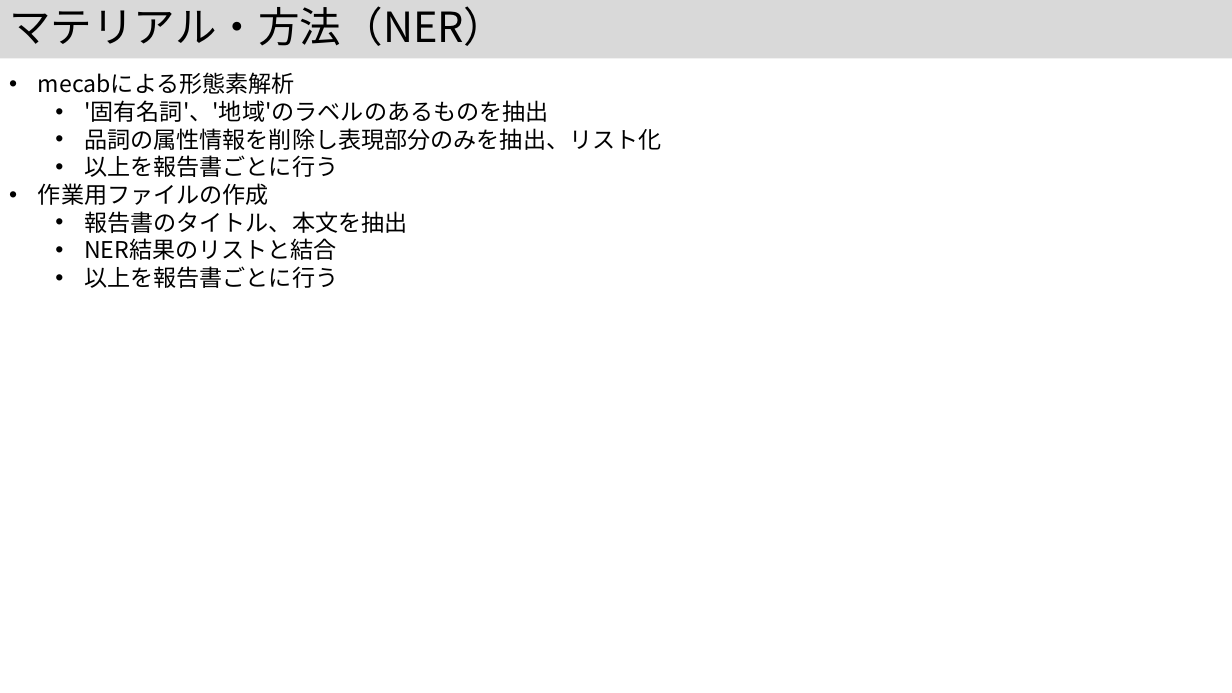
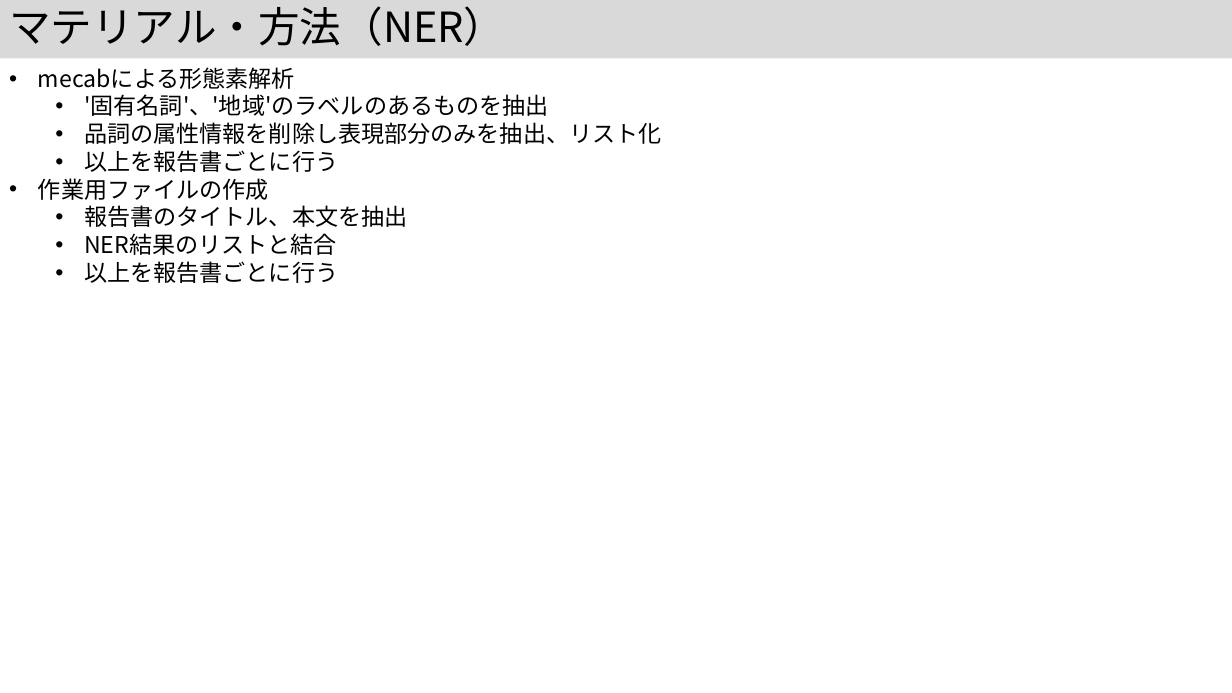
Before and after one commit to kouamano/nihongo-region-name-extract, a slide deck: slide 9 of jsik2026taikai_rev.pptx. Drawn at 1232x693 pixels with LibreOffice and Linux fonts; fonts in the diff are those of the drawing. Boxes give left, top, right and bottom in pixels: in the first picture for what was removed or moved away, otherwise in the second. Text is boxed around its words. In the diff, an @@ line names an element or a change of style, - is before the commit and + after.

```diff
--- a/jsik2026taikai_rev.pptx
+++ b/jsik2026taikai_rev.pptx
@@ text "mecabによる形態素解析": place and size @@
-text "mecabによる形態素解析" at (38,72,661,288)
+text "mecabによる形態素解析" at (38,67,661,283)
```
Also in this commit, not shown: 5 other slides changed.
